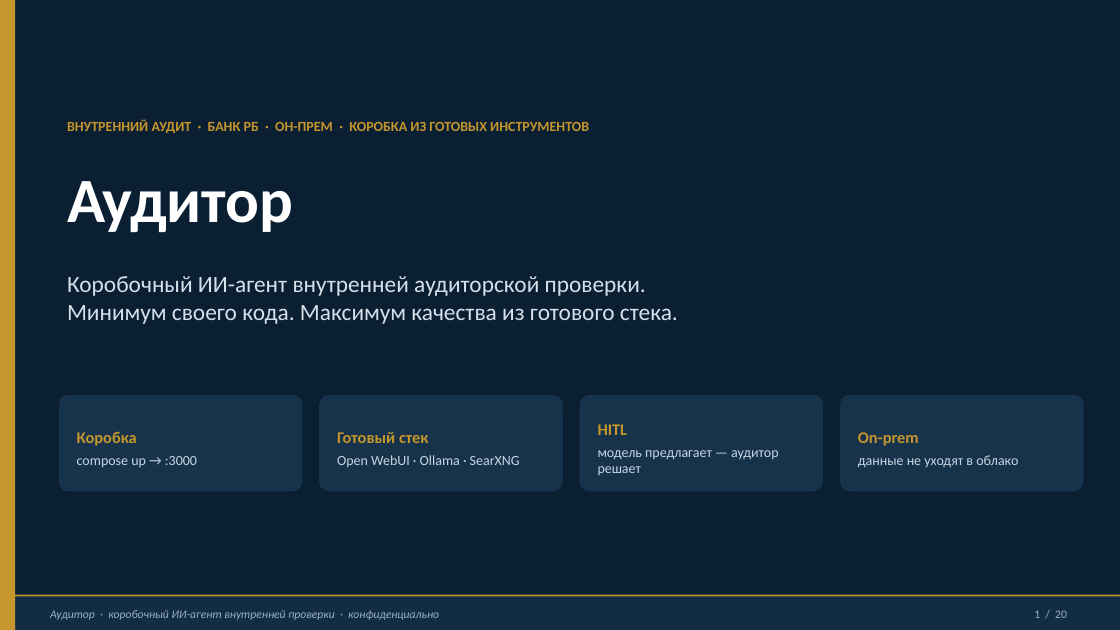
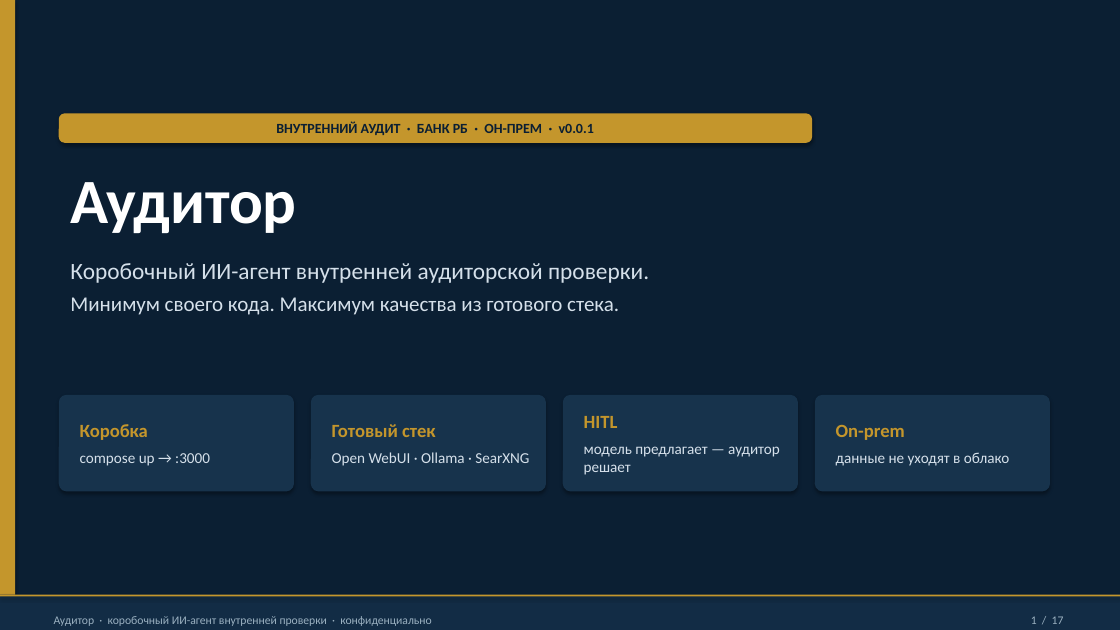
Before and after one commit to sweetd0vee/audit-tools, a slide deck: slide 1 of docs/Аудитор_ИИ-агент_презентация.pptx. Drawn at 1120x630 pixels with LibreOffice and Linux fonts; fonts in the diff are those of the drawing. Boxes give left, top, right and bottom in pixels: in the first picture for what was removed or moved away, otherwise in the second. Text is boxed around its words. In the diff, an @@ line names an element or a change of style, - is before the commit and + after.

```diff
--- a/docs/Аудитор_ИИ-агент_презентация.pptx
+++ b/docs/Аудитор_ИИ-агент_презентация.pptx
@@ rectangle at box(0, 0, 1120, 630): shadow on @@
@@ rectangle at box(0, 0, 15, 630): shadow on @@
@@ rounded rectangle "ВНУТРЕННИЙ АУДИТ · БАНК РБ ...": place and size @@
-rounded rectangle "ВНУТРЕННИЙ АУДИТ · БАНК РБ ..." at box(67, 119, 589, 133)
+rounded rectangle "ВНУТРЕННИЙ АУДИТ · БАНК РБ ..." at box(59, 113, 812, 143)
@@ rounded rectangle "ВНУТРЕННИЙ АУДИТ · БАНК РБ ..." at box(59, 113, 812, 143): vertical alignment top to middle; fill none to #C4962C; shadow on @@
@@ text in rounded rectangle at box(276, 121, 594, 135): text changed; text colour #C4962C to #0B1F33 @@
-ВНУТРЕННИЙ АУДИТ · БАНК РБ · ОН-ПРЕМ · КОРОБКА ИЗ ГОТОВЫХ ИНСТРУМЕНТОВ
+ВНУТРЕННИЙ АУДИТ · БАНК РБ · ОН-ПРЕМ · v0.0.1
@@ text at box(70, 263, 649, 315): text changed; size 20 to 18 pt @@
-Коробочный ИИ-агент внутренней аудиторской проверки.
-Минимум своего кода. Максимум качества из готового стека.
+Коробочный ИИ-агент внутренней аудиторской проверки.
+Минимум своего кода. Максимум качества из готового стека.
@@ rounded rectangle "Коробка": place and size @@
-rounded rectangle "Коробка" at box(59, 395, 302, 492)
+rounded rectangle "Коробка" at box(59, 395, 294, 492)
@@ rounded rectangle "Коробка" at box(59, 395, 294, 492): size 14 to 16 pt in "Коробка"; size 12 to 13 pt, text colour #C5D4E0 to #D5E0EA in "compose up → :3000"; more space between paragraphs; less space between paragraphs; shadow on; proportions changed @@
@@ rounded rectangle "Готовый стек": place and size @@
-rounded rectangle "Готовый стек" at box(319, 395, 563, 492)
+rounded rectangle "Готовый стек" at box(311, 395, 546, 492)
@@ rounded rectangle "Готовый стек" at box(311, 395, 546, 492): size 14 to 16 pt in "Готовый стек"; size 12 to 13 pt, text colour #C5D4E0 to #D5E0EA in "Open WebUI · Ollama · SearXNG"; more space between paragraphs; less space between paragraphs; shadow on; proportions changed @@
@@ rounded rectangle "HITL": place and size @@
-rounded rectangle "HITL" at box(580, 395, 823, 492)
+rounded rectangle "HITL" at box(563, 395, 798, 492)
@@ rounded rectangle "HITL" at box(563, 395, 798, 492): size 14 to 16 pt in "HITL"; size 12 to 13 pt, text colour #C5D4E0 to #D5E0EA in "модель предлагает — аудитор решает"; more space between paragraphs; less space between paragraphs; shadow on; proportions changed @@
@@ rounded rectangle "On-prem": place and size @@
-rounded rectangle "On-prem" at box(840, 395, 1084, 492)
+rounded rectangle "On-prem" at box(815, 395, 1050, 492)
@@ rounded rectangle "On-prem" at box(815, 395, 1050, 492): size 14 to 16 pt in "On-prem"; size 12 to 13 pt, text colour #C5D4E0 to #D5E0EA in "данные не уходят в облако"; more space between paragraphs; less space between paragraphs; shadow on; proportions changed @@
@@ rectangle: place and size @@
-rectangle at box(0, 595, 1120, 597)
+rectangle at box(0, 595, 1120, 630)
@@ rectangle at box(0, 595, 1120, 630): fill #C4962C to #122C45; shadow on @@
@@ rectangle: place and size @@
-rectangle at box(0, 595, 1120, 630)
+rectangle at box(0, 595, 1120, 597)
@@ rectangle at box(0, 595, 1120, 597): fill #122C45 to #C4962C; shadow on @@
@@ text "Аудитор · коробочный ИИ-агент внутренней ..." at box(54, 616, 431, 626): italic off @@
@@ text at box(1031, 616, 1064, 624): text changed @@
-1 / 20
+1 / 17
```
Also in this commit, not shown: 14 other slides changed, 2 slides added, 5 slides removed, 4 other files.
